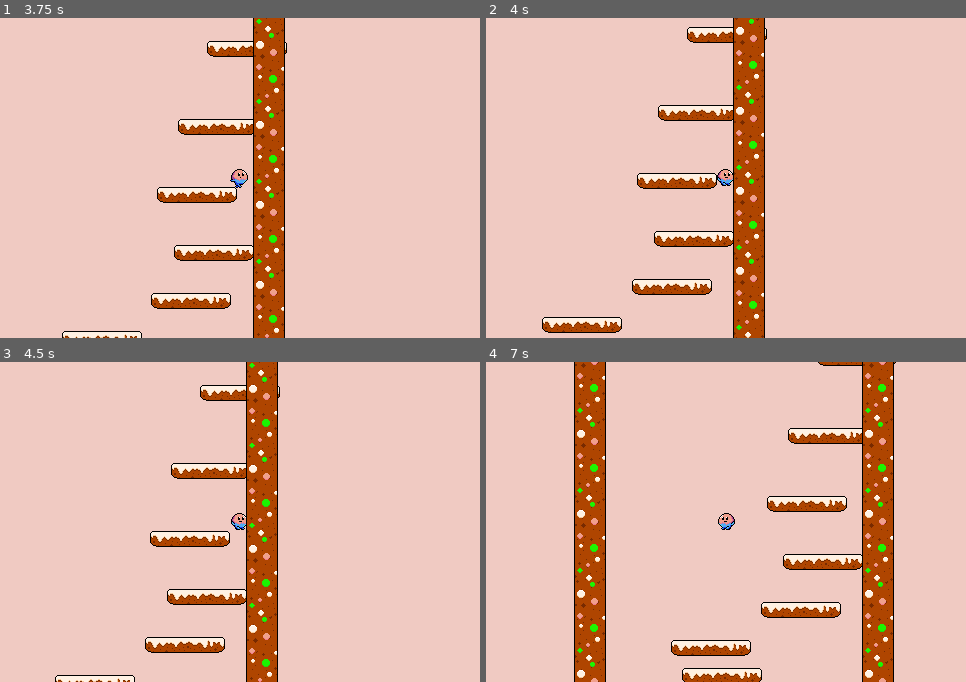
Above: before the commit, frames 1-4 (two rows, left to right).
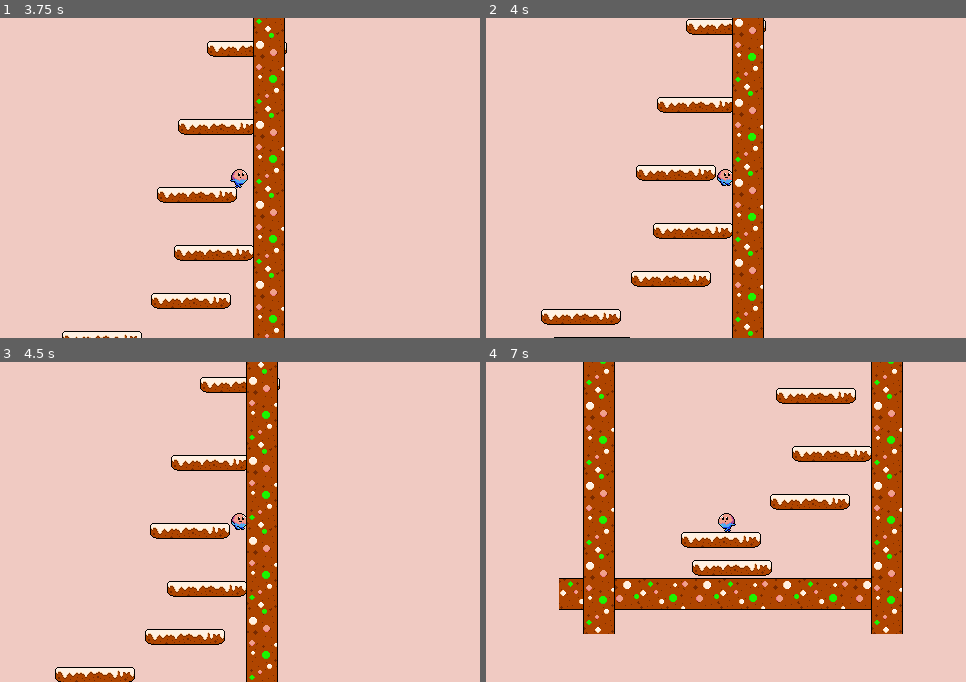
Above: after the commit, the same moments.

Repository: Phosphen/slide
Game: Godot game, scene res://Scenes/Levels/splash_screen.tscn
The game is run twice, just before and just after one commit, with the same random seed, the same clock (stepped at 60 frames per second) and the same inputs.
Inputs (mouse positions are in pixels of both pictures, inside the frame that each line leads up to):
- Up to frame 1 (3.75 s): tap Enter (ui_accept) at 0.5, 0.6, 1.25, 1.55, 2, 2.1, 3.5, 3.6 s; move the mouse to (345, 162) at 0.52 s; hold Right (move_right) 0.53-2.03 s; tap Up (jump) at 0.77, 0.8, 1.07, 1.35, 1.52, 1.82, 2.3 s; move the mouse to (144, 194) at 1.27 s; move the mouse to (288, 107) at 2.02 s; hold Left (move_left) 2.03-2.75 s; click "Start" at 2.75 s; move the mouse to (216, 242) at 3.52 s; hold Right (move_right) from 3.53 s (still down)
- Up to frame 2 (4 s): keep holding Right (move_right); tap Up (jump) at 3.77 s
- Up to frame 3 (4.5 s): keep holding Right (move_right); tap Up (jump) at 4.07, 4.35 s; move the mouse to (384, 570) at 4.27 s
- Up to frame 4 (7 s): tap Up (jump) at 4.52, 4.82, 5.27, 5.57, 6.05, 6.6, 6.77 s; move the mouse to (582, 474) at 5.02 s; release Right (move_right) at 5.03 s; hold Left (move_left) 5.03-5.78 s; tap Enter (ui_accept) at 5.1, 5.85, 6.8 s; move the mouse to (750, 522) at 5.77 s; hold Right (move_right) 5.78-6.53 s; move the mouse to (654, 442) at 6.52 s; hold Left (move_left) from 6.53 s (still down)

Frame 1 is identical in both runs. In frame 2, 9.3% of the frame differs, in the area x 11-59%, y 0-100%; in frame 3, 8.1%; in frame 4, 24%, in the area x 15-87%, y 0-100%.

Commit message:
PH-14 : added Gamesound + refactor

Diff:
--- a/LevelGen/Main.gd
+++ b/LevelGen/Main.gd
@@ -22,6 +22,8 @@
 	wall_index = 0
 	_spawn_floor()
 	_spawn_level_batch()
+	AudioManager.play_music(AudioManager.BEAKGROUND_MUSIC_3)
+
 
 func _spawn_floor():
 	for i in range(4):
--- a/Player/player.gd
+++ b/Player/player.gd
@@ -6,6 +6,7 @@
 #Data
 var is_wall_bouncing = false
 var is_jumping = false
+var played_rot_jump = false
 
 @export var movement_data : MovementData
 @export var stats : Stats
@@ -24,14 +25,7 @@
 	EventManager.update_bullet_ui.emit()
 
 func _process(delta):
-	print("x ", velocity.x)
-	if is_jumping:
-		# Rotate the character
-		print("rotating ", velocity.y)
-		$AnimatedSprite2D.rotation_degrees += rotation_speed * delta
-	else:
-		# Reset rotation and jumping state when falling down or landing
-		$AnimatedSprite2D.rotation_degrees = 0
+
 
 	if ((position.y as int) % TOP_HEIGHT) == 0.0:
 		reached_top.emit()
@@ -47,6 +41,8 @@
 
 	if is_on_floor() and is_jumping:
 		is_jumping = false
+		played_rot_jump = false
+
 
 	if Input.is_action_just_pressed("jump") and is_on_floor():
 		jump()
@@ -55,8 +51,11 @@
 		jump()
 		is_jumping = true
 
+	jump_rotation(delta)
+
 	if is_on_wall():
-		wall_bounce(input_vector)
+		# wall_bounce(input_vector)
+		pass
 
 	move_and_slide()
 	animate(input_vector)
@@ -79,6 +78,21 @@
 	var speed_factor = lerp(1.0, movement_data.high_jump_multiplier, abs(velocity.x) / movement_data.max_speed)
 	velocity.y = -movement_data.jump_strength * speed_factor
 	AudioManager.play_sound(AudioManager.JUMP)
+
+func jump_rotation(delta):
+	if is_jumping:
+		print("x ", velocity.x)
+		# Rotate the character
+		# print("rotating ", velocity.y)
+		$AnimatedSprite2D.rotation_degrees += rotation_speed * delta
+		if not played_rot_jump:
+			AudioManager.play_sound(AudioManager.JUMP_WTF)
+			played_rot_jump = true
+	else:
+		# Reset rotation and jumping state when falling down or landing
+		$AnimatedSprite2D.rotation_degrees = 0
+
+
 
 func wall_bounce(input_vector):
 	velocity.x = -velocity.x + wall_bounce_strength.x * -sign(input_vector)
--- a/Scenes/jump.tscn
+++ /dev/null
@@ -1,222 +0,0 @@
-[gd_scene load_steps=5 format=3 uid="uid://b7sp4bngjv7pk"]
-
-[ext_resource type="Texture2D" uid="uid://dlxmt2p17lx1l" path="res://Textures/Prototyping/prototyp_1024x1024.png" id="1_xgxt8"]
-[ext_resource type="PackedScene" uid="uid://dvjodc5t5wxm1" path="res://Player/player.tscn" id="4_fyrsg"]
-
-[sub_resource type="TileSetAtlasSource" id="TileSetAtlasSource_3fu6a"]
-texture = ExtResource("1_xgxt8")
-texture_region_size = Vector2i(128, 128)
-0:0/0 = 0
-0:0/0/physics_layer_0/linear_velocity = Vector2(0, 0)
-0:0/0/physics_layer_0/angular_velocity = 0.0
-0:0/0/physics_layer_0/polygon_0/points = PackedVector2Array(-64, -64, 64, -64, 64, 64, -64, 64)
-1:0/0 = 0
-1:0/0/physics_layer_0/linear_velocity = Vector2(0, 0)
-1:0/0/physics_layer_0/angular_velocity = 0.0
-2:0/0 = 0
-2:0/0/physics_layer_0/linear_velocity = Vector2(0, 0)
-2:0/0/physics_layer_0/angular_velocity = 0.0
-3:0/0 = 0
-3:0/0/physics_layer_0/linear_velocity = Vector2(0, 0)
-3:0/0/physics_layer_0/angular_velocity = 0.0
-4:0/0 = 0
-4:0/0/physics_layer_0/linear_velocity = Vector2(0, 0)
-4:0/0/physics_layer_0/angular_velocity = 0.0
-5:0/0 = 0
-5:0/0/physics_layer_0/linear_velocity = Vector2(0, 0)
-5:0/0/physics_layer_0/angular_velocity = 0.0
-6:0/0 = 0
-6:0/0/physics_layer_0/linear_velocity = Vector2(0, 0)
-6:0/0/physics_layer_0/angular_velocity = 0.0
-7:0/0 = 0
-7:0/0/physics_layer_0/linear_velocity = Vector2(0, 0)
-7:0/0/physics_layer_0/angular_velocity = 0.0
-0:1/0 = 0
-0:1/0/physics_layer_0/linear_velocity = Vector2(0, 0)
-0:1/0/physics_layer_0/angular_velocity = 0.0
-1:1/0 = 0
-1:1/0/physics_layer_0/linear_velocity = Vector2(0, 0)
-1:1/0/physics_layer_0/angular_velocity = 0.0
-2:1/0 = 0
-2:1/0/physics_layer_0/linear_velocity = Vector2(0, 0)
-2:1/0/physics_layer_0/angular_velocity = 0.0
-3:1/0 = 0
-3:1/0/physics_layer_0/linear_velocity = Vector2(0, 0)
-3:1/0/physics_layer_0/angular_velocity = 0.0
-4:1/0 = 0
-4:1/0/physics_layer_0/linear_velocity = Vector2(0, 0)
-4:1/0/physics_layer_0/angular_velocity = 0.0
-5:1/0 = 0
-5:1/0/physics_layer_0/linear_velocity = Vector2(0, 0)
-5:1/0/physics_layer_0/angular_velocity = 0.0
-6:1/0 = 0
-6:1/0/physics_layer_0/linear_velocity = Vector2(0, 0)
-6:1/0/physics_layer_0/angular_velocity = 0.0
-7:1/0 = 0
-7:1/0/physics_layer_0/linear_velocity = Vector2(0, 0)
-7:1/0/physics_layer_0/angular_velocity = 0.0
-0:2/0 = 0
-0:2/0/physics_layer_0/linear_velocity = Vector2(0, 0)
-0:2/0/physics_layer_0/angular_velocity = 0.0
-1:2/0 = 0
-1:2/0/physics_layer_0/linear_velocity = Vector2(0, 0)
-1:2/0/physics_layer_0/angular_velocity = 0.0
-2:2/0 = 0
-2:2/0/physics_layer_0/linear_velocity = Vector2(0, 0)
-2:2/0/physics_layer_0/angular_velocity = 0.0
-3:2/0 = 0
-3:2/0/physics_layer_0/linear_velocity = Vector2(0, 0)
-3:2/0/physics_layer_0/angular_velocity = 0.0
-4:2/0 = 0
-4:2/0/physics_layer_0/linear_velocity = Vector2(0, 0)
-4:2/0/physics_layer_0/angular_velocity = 0.0
-5:2/0 = 0
-5:2/0/physics_layer_0/linear_velocity = Vector2(0, 0)
-5:2/0/physics_layer_0/angular_velocity = 0.0
-6:2/0 = 0
-6:2/0/physics_layer_0/linear_velocity = Vector2(0, 0)
-6:2/0/physics_layer_0/angular_velocity = 0.0
-7:2/0 = 0
-7:2/0/physics_layer_0/linear_velocity = Vector2(0, 0)
-7:2/0/physics_layer_0/angular_velocity = 0.0
-0:3/0 = 0
-0:3/0/physics_layer_0/linear_velocity = Vector2(0, 0)
-0:3/0/physics_layer_0/angular_velocity = 0.0
-1:3/0 = 0
-1:3/0/physics_layer_0/linear_velocity = Vector2(0, 0)
-1:3/0/physics_layer_0/angular_velocity = 0.0
-2:3/0 = 0
-2:3/0/physics_layer_0/linear_velocity = Vector2(0, 0)
-2:3/0/physics_layer_0/angular_velocity = 0.0
-3:3/0 = 0
-3:3/0/physics_layer_0/linear_velocity = Vector2(0, 0)
-3:3/0/physics_layer_0/angular_velocity = 0.0
-4:3/0 = 0
-4:3/0/physics_layer_0/linear_velocity = Vector2(0, 0)
-4:3/0/physics_layer_0/angular_velocity = 0.0
-5:3/0 = 0
-5:3/0/physics_layer_0/linear_velocity = Vector2(0, 0)
-5:3/0/physics_layer_0/angular_velocity = 0.0
-6:3/0 = 0
-6:3/0/physics_layer_0/linear_velocity = Vector2(0, 0)
-6:3/0/physics_layer_0/angular_velocity = 0.0
-7:3/0 = 0
-7:3/0/physics_layer_0/linear_velocity = Vector2(0, 0)
-7:3/0/physics_layer_0/angular_velocity = 0.0
-0:4/0 = 0
-0:4/0/physics_layer_0/linear_velocity = Vector2(0, 0)
-0:4/0/physics_layer_0/angular_velocity = 0.0
-1:4/0 = 0
-1:4/0/physics_layer_0/linear_velocity = Vector2(0, 0)
-1:4/0/physics_layer_0/angular_velocity = 0.0
-2:4/0 = 0
-2:4/0/physics_layer_0/linear_velocity = Vector2(0, 0)
-2:4/0/physics_layer_0/angular_velocity = 0.0
-3:4/0 = 0
-3:4/0/physics_layer_0/linear_velocity = Vector2(0, 0)
-3:4/0/physics_layer_0/angular_velocity = 0.0
-4:4/0 = 0
-4:4/0/physics_layer_0/linear_velocity = Vector2(0, 0)
-4:4/0/physics_layer_0/angular_velocity = 0.0
-5:4/0 = 0
-5:4/0/physics_layer_0/linear_velocity = Vector2(0, 0)
-5:4/0/physics_layer_0/angular_velocity = 0.0
-6:4/0 = 0
-6:4/0/physics_layer_0/linear_velocity = Vector2(0, 0)
-6:4/0/physics_layer_0/angular_velocity = 0.0
-7:4/0 = 0
-7:4/0/physics_layer_0/linear_velocity = Vector2(0, 0)
-7:4/0/physics_layer_0/angular_velocity = 0.0
-0:5/0 = 0
-0:5/0/physics_layer_0/linear_velocity = Vector2(0, 0)
-0:5/0/physics_layer_0/angular_velocity = 0.0
-1:5/0 = 0
-1:5/0/physics_layer_0/linear_velocity = Vector2(0, 0)
-1:5/0/physics_layer_0/angular_velocity = 0.0
-2:5/0 = 0
-2:5/0/physics_layer_0/linear_velocity = Vector2(0, 0)
-2:5/0/physics_layer_0/angular_velocity = 0.0
-3:5/0 = 0
-3:5/0/physics_layer_0/linear_velocity = Vector2(0, 0)
-3:5/0/physics_layer_0/angular_velocity = 0.0
-4:5/0 = 0
-4:5/0/physics_layer_0/linear_velocity = Vector2(0, 0)
-4:5/0/physics_layer_0/angular_velocity = 0.0
-5:5/0 = 0
-5:5/0/physics_layer_0/linear_velocity = Vector2(0, 0)
-5:5/0/physics_layer_0/angular_velocity = 0.0
-6:5/0 = 0
-6:5/0/physics_layer_0/linear_velocity = Vector2(0, 0)
-6:5/0/physics_layer_0/angular_velocity = 0.0
-7:5/0 = 0
-7:5/0/physics_layer_0/linear_velocity = Vector2(0, 0)
-7:5/0/physics_layer_0/angular_velocity = 0.0
-0:6/0 = 0
-0:6/0/physics_layer_0/linear_velocity = Vector2(0, 0)
-0:6/0/physics_layer_0/angular_velocity = 0.0
-1:6/0 = 0
-1:6/0/physics_layer_0/linear_velocity = Vector2(0, 0)
-1:6/0/physics_layer_0/angular_velocity = 0.0
-2:6/0 = 0
-2:6/0/physics_layer_0/linear_velocity = Vector2(0, 0)
-2:6/0/physics_layer_0/angular_velocity = 0.0
-3:6/0 = 0
-3:6/0/physics_layer_0/linear_velocity = Vector2(0, 0)
-3:6/0/physics_layer_0/angular_velocity = 0.0
-4:6/0 = 0
-4:6/0/physics_layer_0/linear_velocity = Vector2(0, 0)
-4:6/0/physics_layer_0/angular_velocity = 0.0
-5:6/0 = 0
-5:6/0/physics_layer_0/linear_velocity = Vector2(0, 0)
-5:6/0/physics_layer_0/angular_velocity = 0.0
-6:6/0 = 0
-6:6/0/physics_layer_0/linear_velocity = Vector2(0, 0)
-6:6/0/physics_layer_0/angular_velocity = 0.0
-7:6/0 = 0
-7:6/0/physics_layer_0/linear_velocity = Vector2(0, 0)
-7:6/0/physics_layer_0/angular_velocity = 0.0
-0:7/0 = 0
-0:7/0/physics_layer_0/linear_velocity = Vector2(0, 0)
-0:7/0/physics_layer_0/angular_velocity = 0.0
-1:7/0 = 0
-1:7/0/physics_layer_0/linear_velocity = Vector2(0, 0)
-1:7/0/physics_layer_0/angular_velocity = 0.0
-2:7/0 = 0
-2:7/0/physics_layer_0/linear_velocity = Vector2(0, 0)
-2:7/0/physics_layer_0/angular_velocity = 0.0
-3:7/0 = 0
-3:7/0/physics_layer_0/linear_velocity = Vector2(0, 0)
-3:7/0/physics_layer_0/angular_velocity = 0.0
-4:7/0 = 0
-4:7/0/physics_layer_0/linear_velocity = Vector2(0, 0)
-4:7/0/physics_layer_0/angular_velocity = 0.0
-5:7/0 = 0
-5:7/0/physics_layer_0/linear_velocity = Vector2(0, 0)
-5:7/0/physics_layer_0/angular_velocity = 0.0
-6:7/0 = 0
-6:7/0/physics_layer_0/linear_velocity = Vector2(0, 0)
-6:7/0/physics_layer_0/angular_velocity = 0.0
-7:7/0 = 0
-7:7/0/physics_layer_0/linear_velocity = Vector2(0, 0)
-7:7/0/physics_layer_0/angular_velocity = 0.0
-
-[sub_resource type="TileSet" id="TileSet_urgff"]
-tile_size = Vector2i(128, 128)
-physics_layer_0/collision_layer = 1
-sources/0 = SubResource("TileSetAtlasSource_3fu6a")
-
-[node name="Node2D" type="Node2D"]
-
-[node name="TileMap" type="TileMap" parent="."]
-tile_set = SubResource("TileSet_urgff")
-format = 2
-layer_0/tile_data = PackedInt32Array(327680, 0, 0, 327681, 0, 0, 327682, 0, 0, 327683, 0, 0, 327684, 0, 0, 327685, 0, 0, 327686, 0, 0, 327687, 0, 0, 327688, 0, 0, 327689, 0, 0, 262153, 0, 0, 196617, 0, 0, 131081, 0, 0, 65545, 0, 0, 9, 0, 0, 262144, 0, 0, 196608, 0, 0, 131072, 0, 0, 65536, 0, 0, 0, 0, 0)
-
-[node name="Camera2D" type="Camera2D" parent="."]
-position = Vector2(284, 430)
-
-[node name="Player" parent="." instance=ExtResource("4_fyrsg")]
-position = Vector2(284, 430)
-
-[node name="RemoteTransform2D" type="RemoteTransform2D" parent="Player"]
-remote_path = NodePath("../../Camera2D")
--- a/Scripts/Global/AudioManager.gd
+++ b/Scripts/Global/AudioManager.gd
@@ -1,6 +1,10 @@
 extends Node
 
 #Music
+const BEAKGROUND_MUSIC_1 : AudioStreamWAV = preload("res://Audio/Sounds/Background_Music.wav")
+const BEAKGROUND_MUSIC_2 : AudioStreamWAV = preload("res://Audio/Sounds/Background_Music_2.wav")
+const BEAKGROUND_MUSIC_3 : AudioStreamMP3 = preload("res://Audio/Sounds/Background_Music_3.mp3")
+
 
 #Sounds
 const DEATH : AudioStreamWAV = preload("res://Audio/Sounds/Death.wav")
@@ -12,6 +16,7 @@
 const MENU_HOVER : AudioStreamWAV = preload("res://Audio/Sounds/Menu Hover.wav")
 const SPLASH_CLICK : AudioStreamWAV = preload("res://Audio/Sounds/Splash Click.wav")
 const SPLASH_GLITCH : AudioStreamWAV = preload("res://Audio/Sounds/Splash Glitch.wav")
+const JUMP_WTF : AudioStreamWAV = preload("res://Audio/Sounds/Vocal_WTF.wav")
 
 #Refrences
 @onready var music_players = $Music.get_children()
--- a/Scripts/Player.gd
+++ /dev/null
@@ -1,46 +0,0 @@
-extends CharacterBody2D
-
-
-const SPEED = 600.0
-# 2D Engines negative is up and positive is down
-const JUMP_VELOCITY = -500.0
-const ACCELERATION = 700
-const FRICTION = 700
-
-# # Get the gravity from the project settings to be synced with RigidBody nodes.
-var gravity = ProjectSettings.get_setting("physics/2d/default_gravity")
-
-
-func _physics_process(delta):
-
-	apply_gravity(delta)
-
-	handle_jump()
-	var input_axis = Input.get_axis("ui_left", "ui_right")
-	handle_acceleration(input_axis, delta)
-	apply_friction(input_axis, delta)
-	move_and_slide()
-
-func apply_gravity(delta):
-	if not is_on_floor():
-		velocity.y += gravity * delta
-
-func handle_jump():
-	if is_on_floor():
-		if Input.is_action_just_pressed("ui_accept"):
-			velocity.y = JUMP_VELOCITY
-		if Input.is_action_just_pressed("ui_accept") && (velocity.x > 590 || velocity.x < -590):
-			velocity.y = JUMP_VELOCITY * 2.5
-	else:
-		# for short jumps and prevent flying by push jump multiple times
-		if Input.is_action_just_released("ui_accept") and (velocity.y < JUMP_VELOCITY / 2):
-			velocity.y = JUMP_VELOCITY / 2
-
-func apply_friction(input_axis, delta):
-	if input_axis == 0:
-		velocity.x = move_toward(velocity.x, 0, FRICTION * delta)
-
-func handle_acceleration(input_axis, delta):
-	if input_axis != 0:
-		velocity.x = move_toward(velocity.x, SPEED * input_axis, ACCELERATION * delta)
-		print(velocity.x)
Not shown, added: Audio/Sounds/Background_Music.wav.import
Not shown, added: Audio/Sounds/Background_Music_2.wav.import
Not shown, added: Audio/Sounds/Background_Music_3.mp3.import
Not shown, added: Audio/Sounds/Vocal_WTF.wav.import
Binary file removed: Textures/Characters/character.png
Not shown, removed: Textures/Characters/character.png.import
Binary file removed: Textures/Prototyping/prototyp_1024x1024.png
Not shown, removed: Textures/Prototyping/prototyp_1024x1024.png.import
Not shown, added: Audio/Sounds/Background_Music.wav
Not shown, added: Audio/Sounds/Background_Music_2.wav
Not shown, added: Audio/Sounds/Background_Music_3.mp3
Not shown, added: Audio/Sounds/Vocal_WTF.wav
